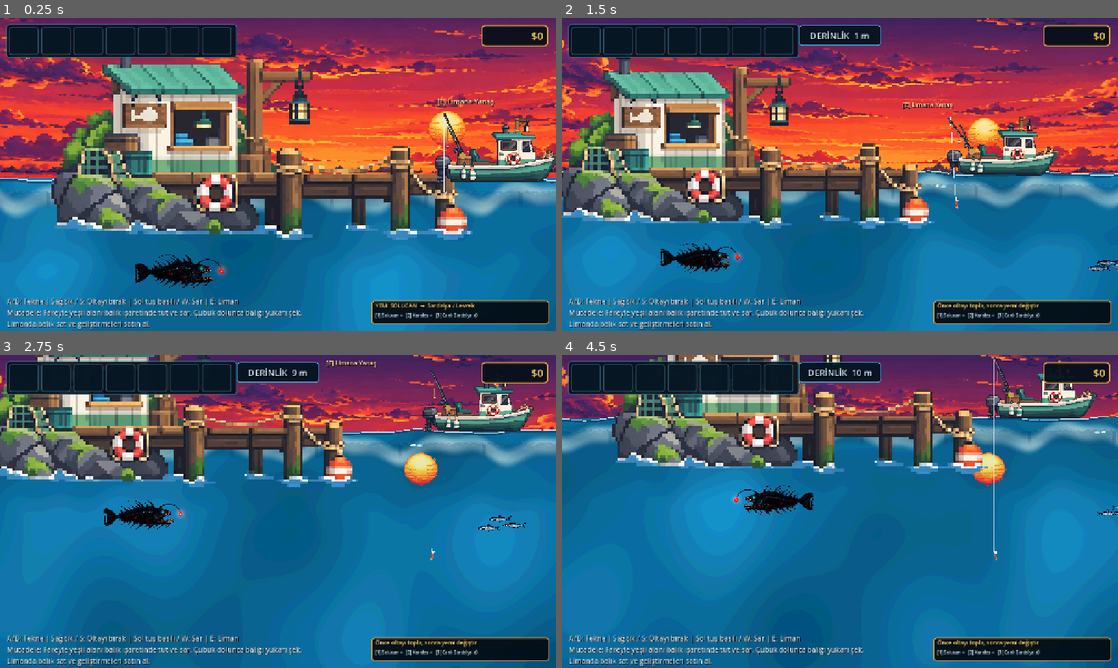
Above: before the commit, frames 1-4 (two rows, left to right).
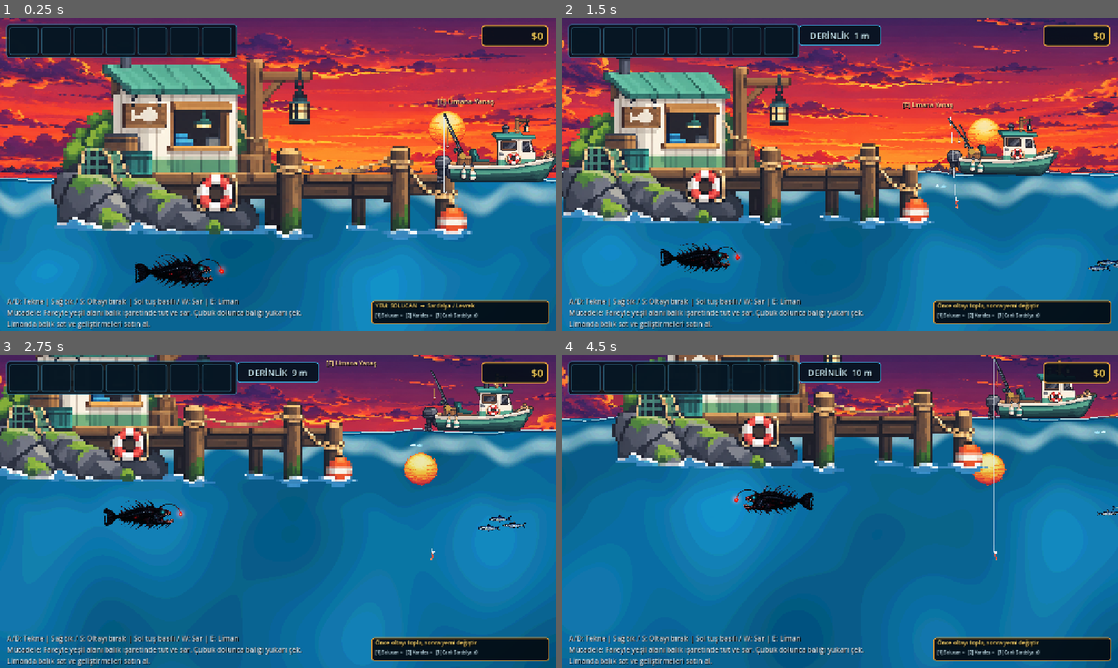
Above: after the commit, the same moments.

Repository: mirackayademir/TinyFisher
Game: Godot game, scene res://scenes/world.tscn
Same seed, same stepped clock (60 frames per second), same inputs: the game is played once before the commit and once after it.
Inputs (mouse positions are in pixels of both pictures, inside the frame that each line leads up to):
- Up to frame 1 (0.25 s): no input
- Up to frame 2 (1.5 s): tap Enter at 0.5 s; move the mouse to (962, 158) at 0.52 s; hold D (move_right) 0.53-1.28 s; tap E (dock) at 0.6 s; click (962, 158) at 0.67 s; move the mouse to (728, 190) at 1.27 s; hold S from 1.28 s (still down); tap 1 at 1.35 s
- Up to frame 3 (2.75 s): move the mouse to (333, 442) at 2.02 s; release S at 2.03 s; hold D (move_right) from 2.03 s (still down); tap 2 at 2.1 s
- Up to frame 4 (4.5 s): move the mouse to (812, 574) at 2.77 s; release D (move_right) at 2.78 s; hold W 2.78-3.53 s; tap 3 at 2.85 s; click (812, 574) at 2.92 s; move the mouse to (1006, 558) at 3.52 s; hold A (move_left) from 3.53 s (still down); tap E (dock) at 3.6 s; move the mouse to (673, 464) at 4.27 s; tap 1 at 4.35 s

The runs differ from the first frame. In frame 1, 0.6% of the frame differs, in the area x 0-100%, y 54-60%; in frame 2, 0.6%; in frame 3, 0.6%; in frame 4, 0.6%.

Commit message:
Fix ocean surface strip placement and repetition

Diff:
--- a/scenes/environment_layers.gd
+++ b/scenes/environment_layers.gd
@@ -48,7 +48,7 @@
 func _ready() -> void:
 	process_mode = Node.PROCESS_MODE_ALWAYS
 	_rng.seed = DECOR_SEED
-	print("ENVIRONMENT LAYERS V10: OCEAN SURFACE GORUNUR ALAN KIRPILDI")
+	print("ENVIRONMENT LAYERS V11: OCEAN SURFACE TEKRARSIZ")
 
 
 func _process(_delta: float) -> void:
@@ -219,44 +219,28 @@
 	if layer == null or layer.get_node_or_null("OceanSurfaceArt") != null:
 		return
 
-	var source_texture: Texture2D = _load_texture(OCEAN_SURFACE_TEXTURE_PATH)
-	if source_texture == null:
-		return
-
-	# PNG 2048x256 bir tuval fakat asil dalga dokusu bunun sadece bir bolumunu kullaniyor.
-	# Eski kod tum tuvali olceklendirdigi icin ekranda tek bir dikdortgen yama gorunuyordu.
-	# Burada PNG'nin gercek, alfa iceren bolgesini otomatik bulup yalniz onu tekrarliyoruz.
-	var source_image: Image = source_texture.get_image()
-	if source_image == null or source_image.is_empty():
-		return
-
-	var used_rect: Rect2i = source_image.get_used_rect()
-	if used_rect.size.x <= 0 or used_rect.size.y <= 0:
-		return
-
-	var cropped_texture: AtlasTexture = AtlasTexture.new()
-	cropped_texture.atlas = source_texture
-	cropped_texture.region = Rect2(
-		Vector2(used_rect.position),
-		Vector2(used_rect.size)
-	)
-
-	var visible_size: Vector2 = cropped_texture.get_size()
-	if visible_size.x <= 0.0 or visible_size.y <= 0.0:
+	var texture: Texture2D = _load_texture(OCEAN_SURFACE_TEXTURE_PATH)
+	if texture == null:
+		return
+
+	var texture_size: Vector2 = texture.get_size()
+	if texture_size.x <= 0.0 or texture_size.y <= 0.0:
 		return
 
 	var root: Node2D = Node2D.new()
 	root.name = "OceanSurfaceArt"
 	layer.add_child(root)
 
+	# Bu gorsel tile edilmez. Tek bir uzun yuzey bandi olarak tum dunya genisligine yayilir.
+	# Boylece onceki surumde olusan kutu kutu tekrar ve dikey ek yerleri tamamen kalkar.
 	var fade_shader: Shader = Shader.new()
 	fade_shader.code = (
 		"shader_type canvas_item;\n"
-		+ "uniform float opacity = 0.22;\n"
+		+ "uniform float opacity = 0.14;\n"
 		+ "void fragment() {\n"
 		+ "    vec4 tex = texture(TEXTURE, UV);\n"
-		+ "    float top_soft = smoothstep(0.0, 0.10, UV.y);\n"
-		+ "    float bottom_soft = 1.0 - smoothstep(0.60, 1.0, UV.y);\n"
+		+ "    float top_soft = smoothstep(0.00, 0.12, UV.y);\n"
+		+ "    float bottom_soft = 1.0 - smoothstep(0.48, 1.00, UV.y);\n"
 		+ "    COLOR = vec4(tex.rgb, tex.a * top_soft * bottom_soft * opacity);\n"
 		+ "}\n"
 	)
@@ -264,13 +248,17 @@
 	var fade_material: ShaderMaterial = ShaderMaterial.new()
 	fade_material.shader = fade_shader
 
-	# Doku dalga cizgisinin hemen altinda ince bir bant olarak butun dunyaya yayilir.
-	var target_height: float = 76.0
-	var scale_factor: float = target_height / visible_size.y
-	var center_y: float = WATER_SURFACE_Y + 9.0 + target_height * 0.5
-
-	# Hafif bindirme, tile sinirlarinda bosluk olusmasini engeller.
-	_add_tiled_strip(root, cropped_texture, scale_factor, center_y, fade_material, 10.0)
+	var world_width: float = WORLD_RIGHT_X - WORLD_LEFT_X
+	var target_height: float = 44.0
+
+	var sprite: Sprite2D = Sprite2D.new()
+	sprite.name = "OceanSurfaceSingleStrip"
+	sprite.texture = texture
+	sprite.texture_filter = CanvasItem.TEXTURE_FILTER_NEAREST
+	sprite.material = fade_material
+	sprite.position = Vector2(WORLD_LEFT_X + world_width * 0.5, WATER_SURFACE_Y + target_height * 0.5)
+	sprite.scale = Vector2(world_width / texture_size.x, target_height / texture_size.y)
+	root.add_child(sprite)
 
 
 func _add_tiled_strip(
